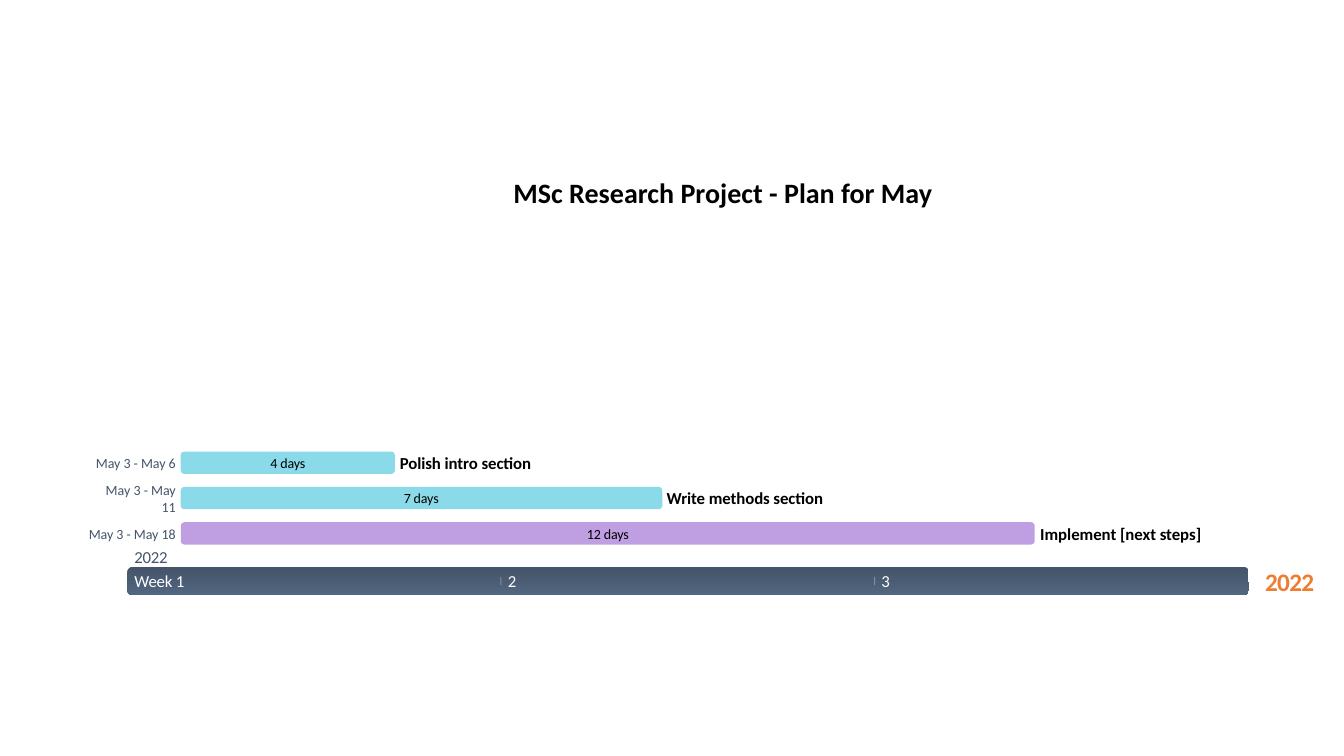
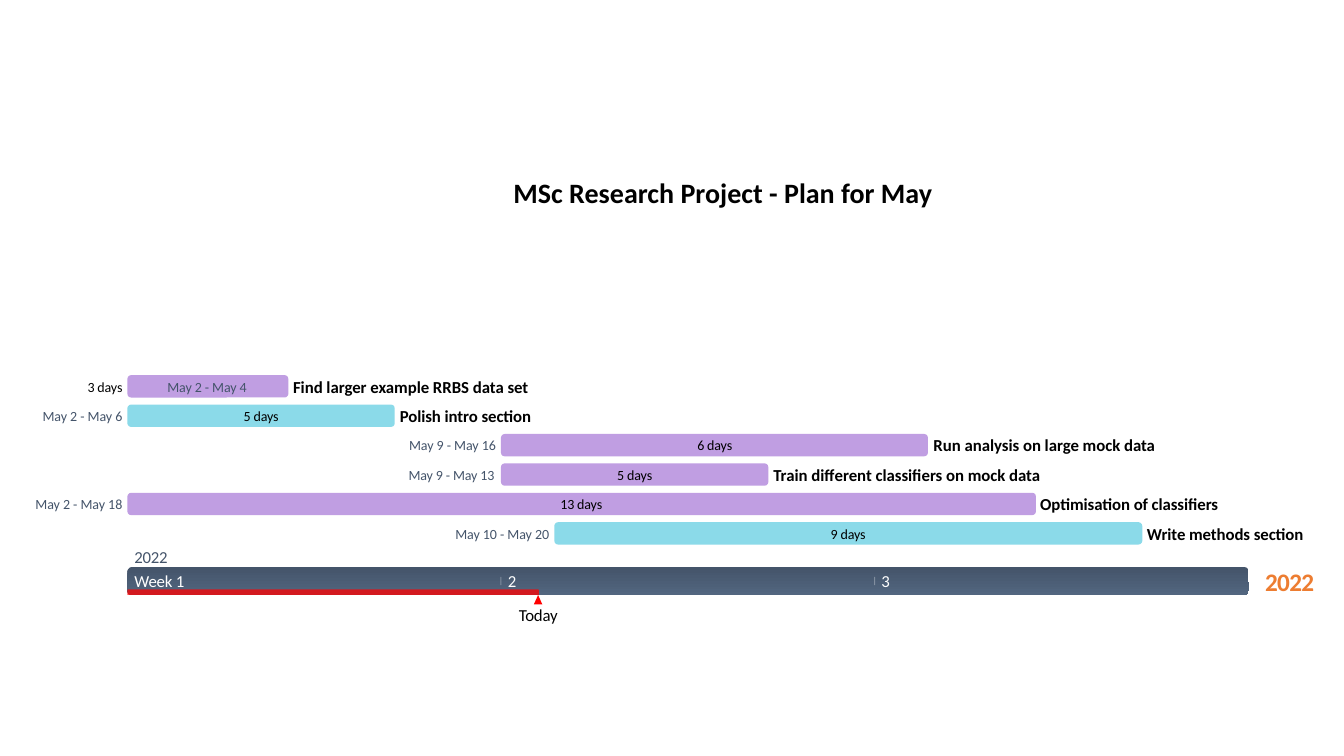
Before and after one commit to graciaandr/msc_project, a slide deck: slide 2 of Gantt_chart_Msc_Bioinf.pptx. Drawn at 1344x756 pixels with LibreOffice and Linux fonts; fonts in the diff are those of the drawing. Boxes give left, top, right and bottom in pixels: in the first picture for what was removed or moved away, otherwise in the second. Text is boxed around its words. In the diff, an @@ line names an element or a change of style, - is before the commit and + after.

```diff
--- a/Gantt_chart_Msc_Bioinf.pptx
+++ b/Gantt_chart_Msc_Bioinf.pptx
@@ text added at (88,382,122,395), 10 pt, text #000000 @@
+3 days
@@ rounded rectangle added at (127,375,288,397), fill #C09EE2 @@
@@ text added at (167,383,247,394), 10 pt, text #44546A @@
+May 2 - May 4
@@ text added at (293,381,529,396), 12 pt, text #000000, bold @@
+Find larger example RRBS data set
@@ text at (43,411,122,423): text changed @@
-May 3 - May 6
+May 2 - May 6
@@ rounded rectangle: place and size @@
-rounded rectangle at (180,452,394,474)
+rounded rectangle at (127,404,394,426)
@@ text at (244,411,279,423): text changed @@
-12 days
+5 days
@@ text "Polish intro section": place and size @@
-text "Polish intro section" at (400,457,532,469)
+text "Polish intro section" at (400,410,532,422)
@@ text added at (409,440,496,453), 10 pt, text #44546A @@
+May 9 - May 16
@@ rounded rectangle added at (501,435,929,457), fill #C09EE2 @@
@@ text added at (697,440,732,453), 10 pt, text #000000 @@
+6 days
@@ text added at (933,439,1155,454), 12 pt, text #000000, bold @@
+Run analysis on large mock data
@@ text removed at (270,458,305,471) @@
-4 days
@@ text added at (409,471,494,483), 10 pt, text #44546A @@
+May 9 - May 13
@@ rounded rectangle added at (501,464,768,486), fill #C09EE2 @@
@@ text added at (617,470,652,483), 10 pt, text #000000 @@
+5 days
@@ text added at (773,469,1040,481), 12 pt, text #000000, bold @@
+Train different classifiers on mock data
@@ text at (35,499,122,512): text changed @@
-May 3 - May 18
+May 2 - May 18
@@ text removed at (106,486,176,512) @@
-May 3 - May 11
@@ rounded rectangle: place and size @@
-rounded rectangle at (180,522,1034,544)
+rounded rectangle at (127,493,1035,515)
@@ text at (560,499,602,512): text changed @@
-7 days
+13 days
@@ text added at (1040,498,1218,513), 12 pt, text #000000, bold @@
+Optimisation of classifiers
@@ text added at (455,530,549,542), 10 pt, text #44546A @@
+May 10 - May 20
@@ rounded rectangle: place and size @@
-rounded rectangle at (180,487,662,509)
+rounded rectangle at (555,522,1142,544)
@@ text added at (831,529,866,541), 10 pt, text #000000 @@
+9 days
@@ text removed at (1040,527,1201,543) @@
-Implement [next steps]
@@ text "Write methods section": place and size @@
-text "Write methods section" at (667,492,823,504)
+text "Write methods section" at (1147,528,1304,540)
@@ rounded rectangle added at (127,590,538,596), fill #FF0000 at 75% opacity @@
@@ triangle added at (534,595,542,604), fill #FF0000 @@
@@ text added at (519,609,558,624), 12 pt, text #000000 @@
+Today
```
Also in this commit, not shown: 1 other slide changed, 1 other file.
